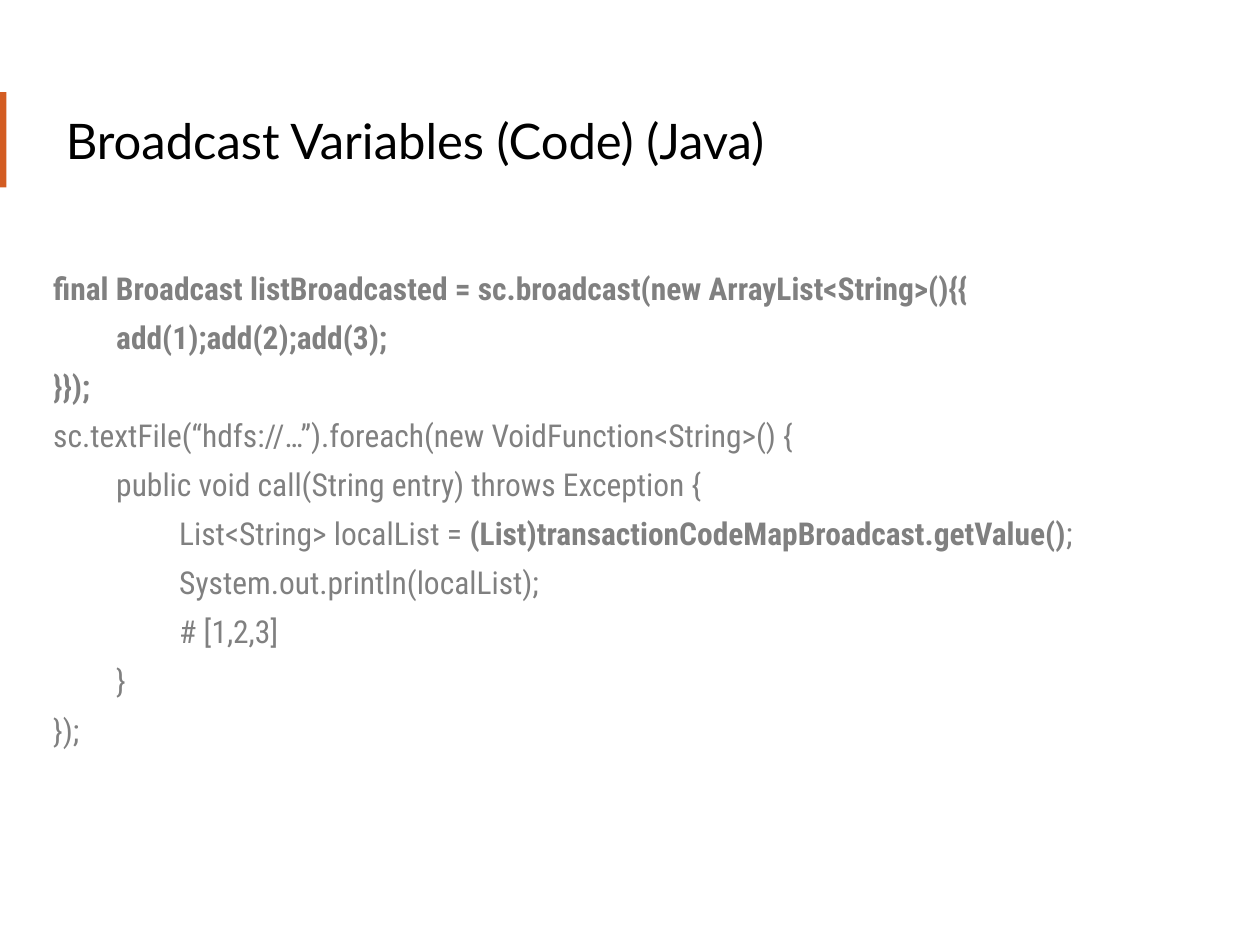
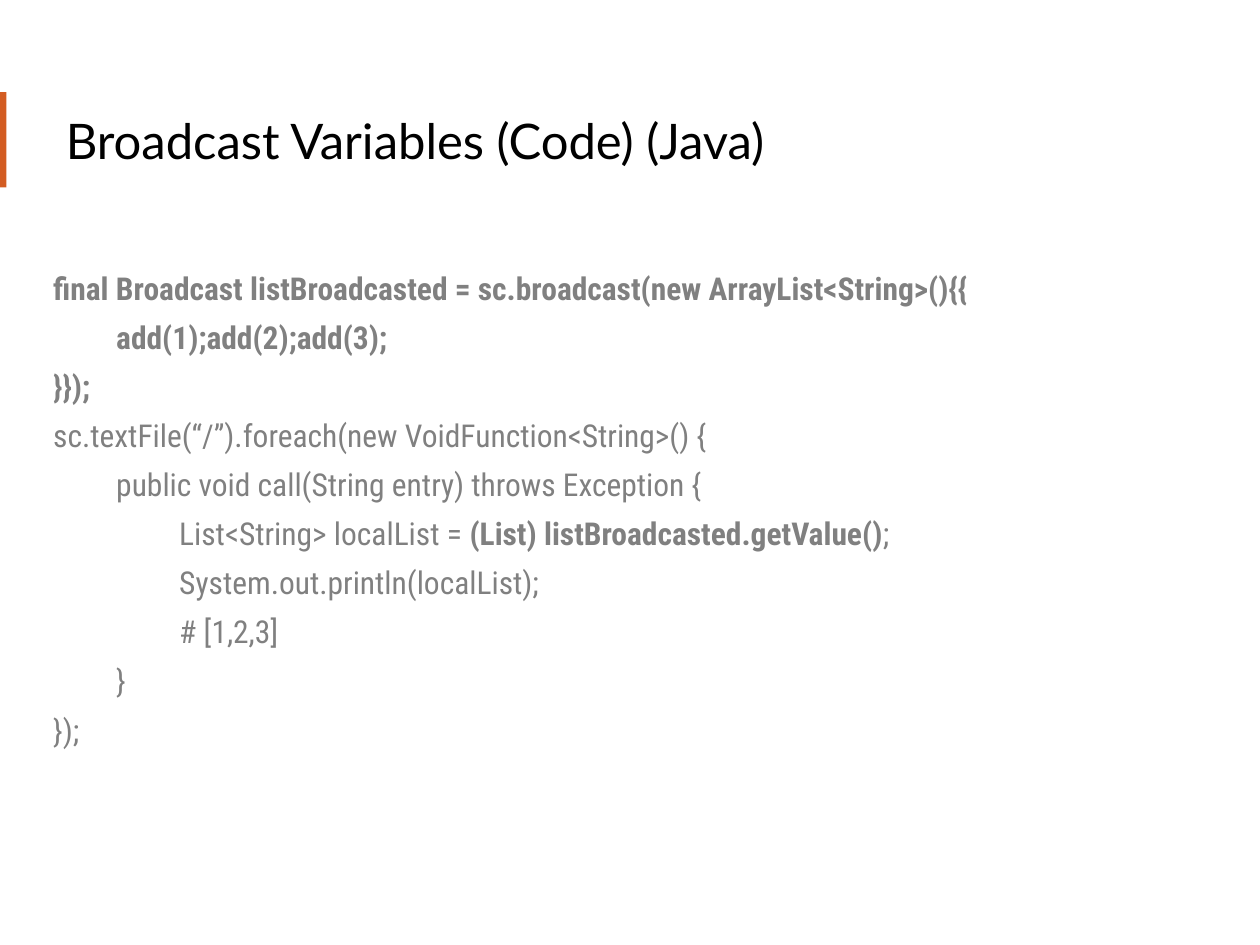
Before and after one commit to teamclairvoyant/intro-to-spark, a slide deck: slide 66 of Intro to Apache Spark Slides.pptx. Drawn at 1260x945 pixels with LibreOffice and Linux fonts; fonts in the diff are those of the drawing. Boxes give left, top, right and bottom in pixels: in the first picture for what was removed or moved away, otherwise in the second. Text is boxed around its words. In the diff, an @@ line names an element or a change of style, - is before the commit and + after.

Commit message:
Fixing spelling issues and other issues with slides after first run through

```diff
--- a/Intro to Apache Spark Slides.pptx
+++ b/Intro to Apache Spark Slides.pptx
@@ text at <box>53,422,689,454</box>: text changed @@
-sc.textFile(“hdfs://…”).foreach(new VoidFunction<String>() {
+sc.textFile(“/”).foreach(new VoidFunction<String>() {
@@ text at <box>179,520,889,552</box>: text changed @@
-List<String> localList = (List)transactionCodeMapBroadcast.getValue();
+List<String> localList = (List) listBroadcasted.getValue();
```
Also in this commit, not shown: 13 other slides changed.
